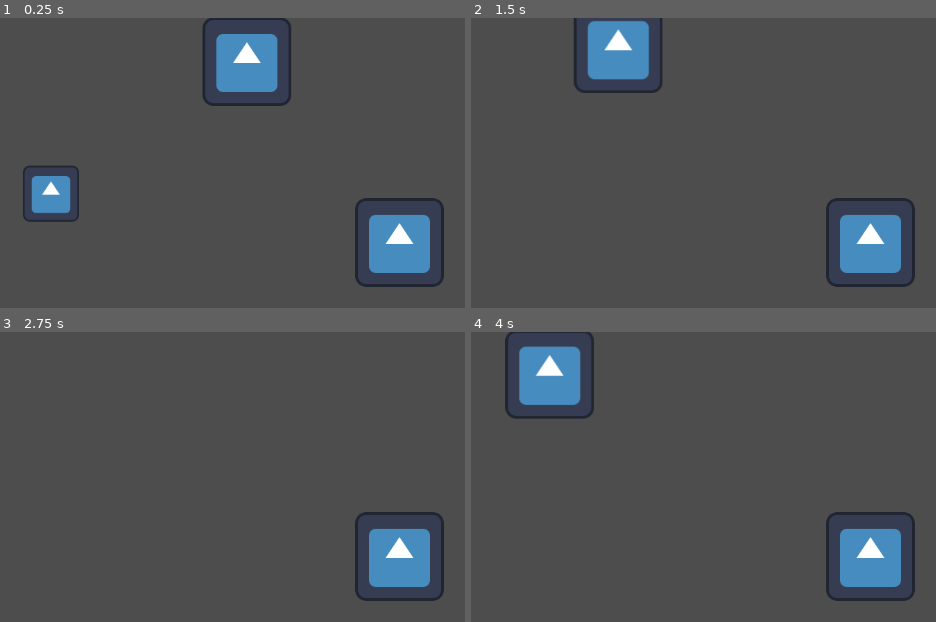
Above: before the commit, frames 1-4 (two rows, left to right).
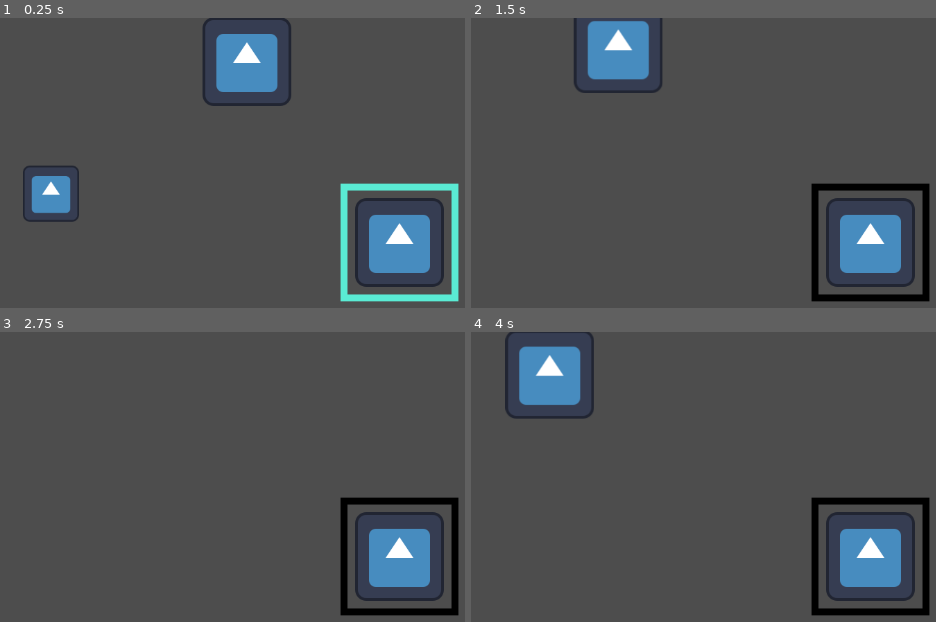
Above: after the commit, the same moments.

Repository: ArtCrafter2999/life-in-war
Game: Godot game, scene res://main_scene.tscn
Same seed, same stepped clock (60 frames per second), same inputs: the game is played once before the commit and once after it. The engine's default icon, where the game draws it, is replaced by a stand-in: a white triangle on a blue panel in a dark square.
Inputs:
- Up to frame 1 (0.25 s): no input
- Up to frame 2 (1.5 s): tap Enter at 0.5 s; hold D (Right) 0.53-1.28 s; tap E (Photo) at 0.6, 1.35 s; hold S (Down) from 1.28 s (still down)
- Up to frame 3 (2.75 s): release S (Down) at 2.03 s; hold D (Right) from 2.03 s (still down); tap E (Photo) at 2.1 s
- Up to frame 4 (4 s): tap Space at 2.75 s; release D (Right) at 2.78 s; hold W (Up) 2.78-3.53 s; tap E (Photo) at 2.85, 3.6 s; hold A (Left) from 3.53 s (still down)

The runs differ from the first frame. In frame 1, 2.6% of the frame differs, in the area x 73-99%, y 56-98%; in frame 2, 2.6%; in frame 3, 2.6%; in frame 4, 2.6%.

Commit message:
Added a camera bar to show how soon the player can use the camera

Diff:
--- /dev/null
+++ b/player/camera_bar.gd
@@ -0,0 +1,16 @@
+extends Sprite2D
+
+@onready var photo_timer: Timer = $"../States/WalkState/PhotoTimer"
+@onready var walk_state: Node2D = $"../States/WalkState"
+
+
+func _process(_delta: float):
+	var point = map(photo_timer.time_left, 0, photo_timer.wait_time, 1.0, 0.0)
+
+	if walk_state.prev_direction:
+		point = 0.0
+
+	material.set("shader_parameter/value", point)
+
+func map(x: float, in_min: float, in_max: float, out_min: float, out_max: float) -> float:
+	return (x - in_min) * (out_max - out_min) / (in_max - in_min) + out_min
--- /dev/null
+++ b/player/camera_bar.gdshader
@@ -0,0 +1,30 @@
+shader_type canvas_item;
+
+render_mode blend_mix;
+uniform vec4 modulate : source_color;
+uniform float value;
+
+
+float map(float x, float in_min, float in_max, float out_min, float out_max) {
+    return (x - in_min) * (out_max - out_min) / (in_max - in_min) + out_min;
+}
+
+
+void fragment() {
+	vec4 da_texture = texture(TEXTURE, UV);
+	vec3 color = modulate.rgb;
+
+	vec2 zerod_uv = UV - vec2(0.5);
+
+	float angle = degrees(atan(zerod_uv.y, zerod_uv.x));
+
+	float real_value = map(value, 0.0, 1.0, -180.0, 180.0);
+
+	if (angle > real_value) {
+		color = vec3(0.0);
+	}
+
+
+
+	COLOR = vec4(color, da_texture.a);
+}
--- a/player/player.tscn
+++ b/player/player.tscn
@@ -6,10 +6,18 @@
 [ext_resource type="Script" path="res://player/states/walk_state.gd" id="3_l380g"]
 [ext_resource type="Script" path="res://player/states/inspired_state.gd" id="3_p2ble"]
 [ext_resource type="Script" path="res://player/states/check_insperation.gd" id="5_nxewv"]
+[ext_resource type="Shader" path="res://player/camera_bar.gdshader" id="8_8t3fm"]
 [ext_resource type="Script" path="res://player/states/show_photo_state.gd" id="8_nf2ve"]
+[ext_resource type="Texture2D" uid="uid://3w22h8enexd6" path="res://player/camera_bar.png" id="9_jsw10"]
+[ext_resource type="Script" path="res://player/camera_bar.gd" id="10_pifvw"]
 
 [sub_resource type="CircleShape2D" id="CircleShape2D_3gaqb"]
 radius = 60.531
+
+[sub_resource type="ShaderMaterial" id="ShaderMaterial_sgxh2"]
+shader = ExtResource("8_8t3fm")
+shader_parameter/modulate = Color(0.352941, 0.921569, 0.831373, 1)
+shader_parameter/value = 0.1
 
 [node name="Player" type="CharacterBody2D"]
 motion_mode = 1
@@ -64,6 +72,15 @@
 offset_bottom = 601.0
 rotation = 0.0523599
 
+[node name="CameraBar" type="Sprite2D" parent="."]
+texture_filter = 1
+material = SubResource("ShaderMaterial_sgxh2")
+position = Vector2(1.52588e-05, -1.90735e-06)
+rotation = 3.14159
+scale = Vector2(10.6471, 10.6471)
+texture = ExtResource("9_jsw10")
+script = ExtResource("10_pifvw")
+
 [node name="Sprite" type="Sprite2D" parent="."]
 texture = ExtResource("2_aqhrw")
 
--- a/player/states/walk_state.gd
+++ b/player/states/walk_state.gd
@@ -6,7 +6,7 @@
 @onready var photo_timer: Timer = $PhotoTimer;
 @onready var player: CharacterBody2D = $"../..";
 
-var prev_direction;
+var prev_direction: Vector2;
 
 func physics_process(delta: float) -> void:
 	var direction = Input.get_vector("Left", "Right", "Up", "Down");
Binary file added: player/camera_bar.png
Not shown, added: player/camera_bar.png.import
Not shown: 1 places in player/player.tscn that only renumber resources
